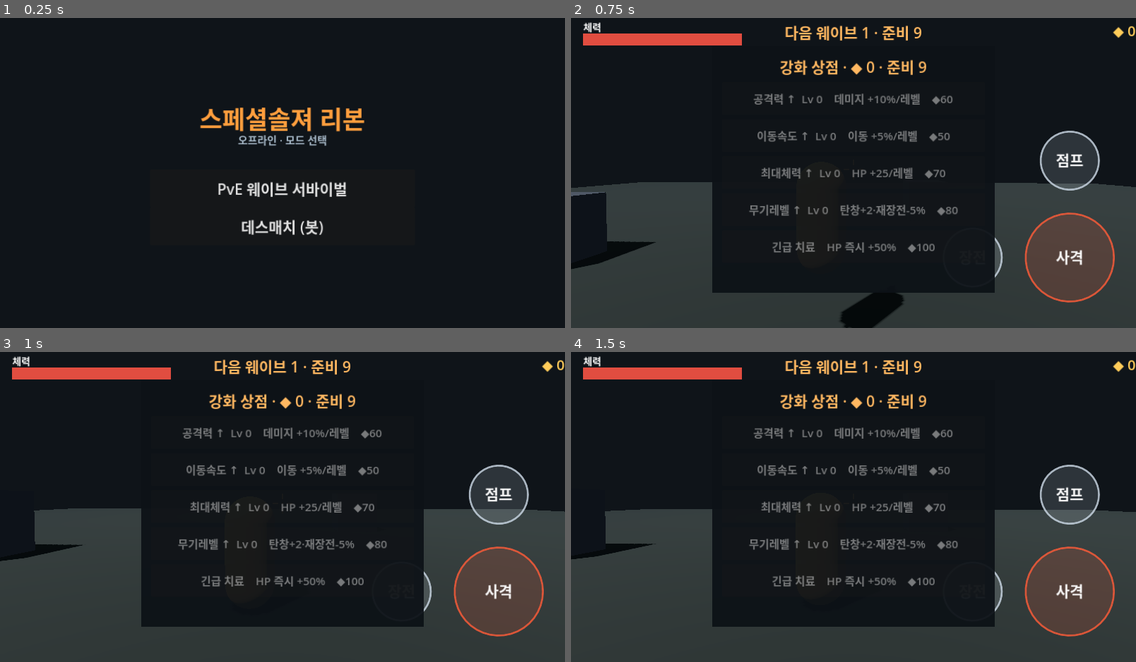
Above: before the commit, frames 1-4 (two rows, left to right).
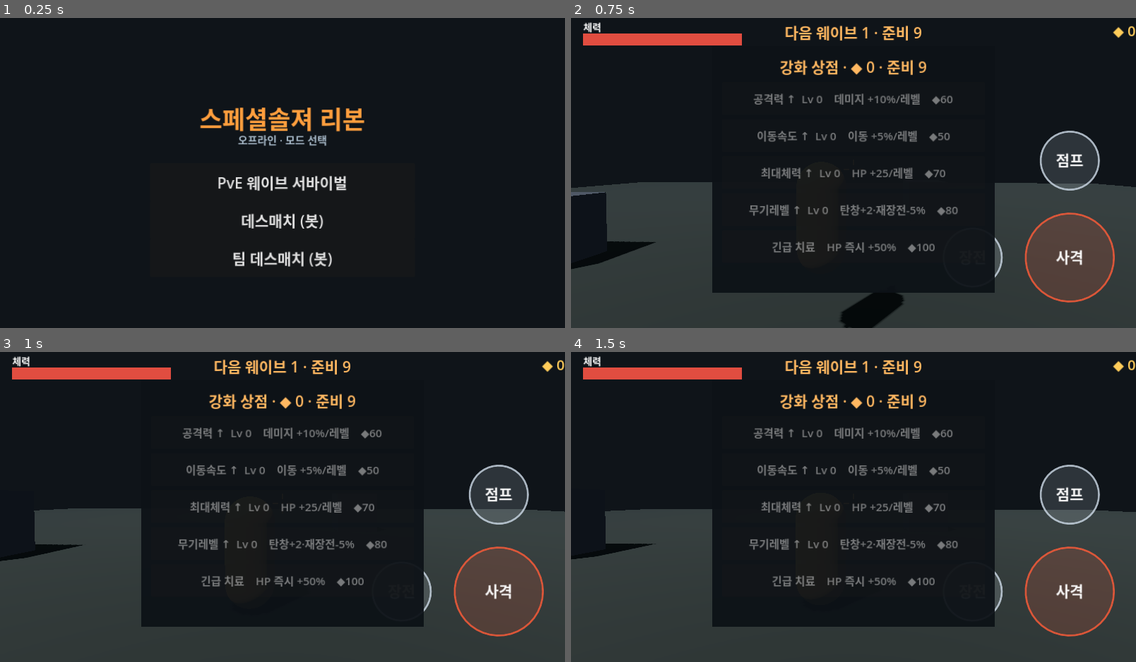
Above: after the commit, the same moments.

Repository: jjongjjongs/Reborn
Game: Godot game, scene res://Menu.tscn
Two runs of this game, one before a commit and one after it. Both use one fixed random seed, a clock stepped at 60 frames per second and the inputs below.
Inputs (mouse positions are in pixels of both pictures, inside the frame that each line leads up to):
- Up to frame 1 (0.25 s): no input
- Up to frame 2 (0.75 s): click "PvE 웨이브 서바이벌" at 0.5 s
- Up to frame 3 (1 s): no input
- Up to frame 4 (1.5 s): tap Enter at 1.25 s; move the mouse to (977, 488) at 1.27 s; click (977, 488) at 1.42 s

The runs differ from the first frame. In frame 1, 1.7% of the frame differs, in the area x 38-62%, y 50-81%; in frame 2, nothing differs; in frame 3, nothing differs; in frame 4, nothing differs.

Commit message:
feat: 팀 데스매치 모드 추가 (v17)
- team_deathmatch.gd + TeamDeathmatch.tscn: 레드(나+아군봇 2) vs 블루(적봇 3)
- 팀 스폰 풀, 팀 점수, 아군 오사 방지, 팀 목표 선취 승패 판정
- player.gd / bot.gd: team 개념 + 아군 오사 방지, 봇 타깃 탐색에서 아군 제외
- menu.gd: "팀 데스매치 (봇)" 버튼 추가
- 버전 16→17 (1.5→1.6)

Diff:
--- /dev/null
+++ b/game/TeamDeathmatch.tscn
@@ -0,0 +1,6 @@
+[gd_scene load_steps=2 format=3]
+
+[ext_resource type="Script" path="res://team_deathmatch.gd" id="1_tdm"]
+
+[node name="TeamDeathmatch" type="Node3D"]
+script = ExtResource("1_tdm")
--- a/game/bot.gd
+++ b/game/bot.gd
@@ -25,6 +25,7 @@
 var hp := MAX_HP
 var alive := true
 var invuln_t := 0.0
+var team := -1   # -1 = FFA; 0/1 = teams
 var kills := 0
 var bot_name := "BOT"
 var tint := Color(0.80, 0.32, 0.30)
@@ -73,6 +74,8 @@
 func hit(dmg: int, _is_head: bool = false, attacker = null) -> void:
 	if not alive or invuln_t > 0.0:
 		return
+	if attacker != null and team != -1 and "team" in attacker and attacker.team == team:
+		return   # no friendly fire
 	hp -= dmg
 	_flash = 1.0
 	if hp <= 0.0:
@@ -161,6 +164,8 @@
 	for c in get_tree().get_nodes_in_group("combatant"):
 		if c == self or not _alive_of(c):
 			continue
+		if team != -1 and "team" in c and c.team == team:
+			continue   # skip teammates
 		var d := global_position.distance_to((c as Node3D).global_position)
 		if d < bd:
 			bd = d; best = c
--- a/game/menu.gd
+++ b/game/menu.gd
@@ -26,8 +26,9 @@
 	sub.offset_left = -400; sub.offset_right = 400; sub.offset_top = 72
 	add_child(sub)
 
-	_mode_button("PvE 웨이브 서바이벌", 0.5, "res://Main.tscn")
-	_mode_button("데스매치 (봇)", 0.62, "res://Deathmatch.tscn")
+	_mode_button("PvE 웨이브 서바이벌", 0.48, "res://Main.tscn")
+	_mode_button("데스매치 (봇)", 0.60, "res://Deathmatch.tscn")
+	_mode_button("팀 데스매치 (봇)", 0.72, "res://TeamDeathmatch.tscn")
 
 func _mode_button(txt: String, anchor_y: float, scene: String) -> void:
 	var b := Button.new()
--- a/game/player.gd
+++ b/game/player.gd
@@ -27,6 +27,7 @@
 
 var alive := true
 var invuln_t := 0.0
+var team := -1   # -1 = FFA; 0/1 = teams
 var _spawn := Vector3.ZERO
 
 var aim_yaw := 0.0     # degrees
@@ -45,6 +46,8 @@
 func hit(dmg: int, _is_head: bool = false, attacker = null) -> void:
 	if not alive or invuln_t > 0.0:
 		return
+	if attacker != null and team != -1 and "team" in attacker and attacker.team == team:
+		return   # no friendly fire
 	Controls.hp = maxi(0, Controls.hp - dmg)
 	if Controls.hp <= 0:
 		alive = false
--- /dev/null
+++ b/game/team_deathmatch.gd
@@ -0,0 +1,213 @@
+extends Node3D
+## Mode B: team deathmatch. RED (you + ally bots) vs BLUE (enemy bots).
+## Target nearest enemy only, no friendly fire, team score to TEAM_TARGET.
+
+const N_ALLIES := 2
+const N_ENEMIES := 3
+const TEAM_TARGET := 30
+const RESPAWN_DELAY := 3.0
+const RED := 0
+const BLUE := 1
+
+var player: PlayerBody
+var cam: Camera3D
+var _over := false
+var _score := [0, 0]
+var _player_resp := 0.0
+var _red_spawns: Array[Vector3] = [
+	Vector3(-16, 1.3, 0), Vector3(-14, 1.3, -9), Vector3(-14, 1.3, 9), Vector3(-10, 1.3, 0)]
+var _blue_spawns: Array[Vector3] = [
+	Vector3(16, 1.3, 0), Vector3(14, 1.3, -9), Vector3(14, 1.3, 9), Vector3(10, 1.3, 0)]
+var _bots: Array = []
+var _hp_fill: ColorRect
+var _top_lbl: Label
+var _respawn_lbl: Label
+var _result: Control
+
+func _ready() -> void:
+	_build_world()
+	player = PlayerBody.new()
+	player.team = RED
+	player.position = _red_spawns[0]
+	player.died.connect(_on_died.bind(player))
+	add_child(player)
+	cam = Camera3D.new(); cam.fov = 65.0; cam.current = true; cam.position = Vector3(0, 2, 5)
+	add_child(cam)
+	_build_hud()
+	await get_tree().physics_frame
+	await get_tree().physics_frame
+	_spawn_bots()
+
+func _spawn_bots() -> void:
+	for i in N_ALLIES:
+		_make_bot(RED, "아군 %d" % (i + 1), Color(0.86, 0.40, 0.33))
+	for i in N_ENEMIES:
+		_make_bot(BLUE, "적군 %d" % (i + 1), Color(0.33, 0.55, 0.88))
+
+func _make_bot(team: int, nm: String, tint: Color) -> void:
+	var b := BotPlayer.new()
+	b.team = team; b.bot_name = nm; b.tint = tint
+	b.position = _free_spawn(team)
+	b.died.connect(_on_died.bind(b))
+	add_child(b)
+	_bots.append(b)
+
+func _spawns_for(team: int) -> Array[Vector3]:
+	return _red_spawns if team == RED else _blue_spawns
+
+func _free_spawn(team: int) -> Vector3:
+	var pool := _spawns_for(team)
+	var best := pool[0]
+	var best_clear := -1.0
+	for sp in pool:
+		var clear := 1e9
+		for c in get_tree().get_nodes_in_group("combatant"):
+			if c != null and "alive" in c and c.alive:
+				clear = minf(clear, sp.distance_to((c as Node3D).global_position))
+		if clear > best_clear:
+			best_clear = clear; best = sp
+	return best
+
+func _team_of(n) -> int:
+	if n == player:
+		return RED
+	if n is BotPlayer:
+		return n.team
+	return -1
+
+func _on_died(attacker, victim) -> void:
+	if _over:
+		return
+	if victim == player:
+		_player_resp = RESPAWN_DELAY
+	var kt := _team_of(attacker)
+	if attacker != null and attacker != victim and kt != -1 and kt != _team_of(victim):
+		_score[kt] += 1
+		if attacker == player:
+			Controls.kills += 1
+		if _score[kt] >= TEAM_TARGET:
+			_end_match(kt)
+			return
+	var vt: int = _team_of(victim)
+	get_tree().create_timer(RESPAWN_DELAY).timeout.connect(func() -> void:
+		if not _over and is_instance_valid(victim):
+			victim.respawn_at(_free_spawn(vt)))
+
+func _process(dt: float) -> void:
+	if player:
+		var bb := Basis.from_euler(Vector3(deg_to_rad(player.aim_pitch), deg_to_rad(player.aim_yaw), 0))
+		var fwd := -bb.z
+		var pivot := player.global_position + Vector3(0, 1.4, 0)
+		cam.global_position = cam.global_position.lerp(pivot - fwd * 4.0 + bb.x * 0.7 + Vector3(0, 0.3, 0), 0.35)
+		cam.look_at(pivot + fwd * 12.0, Vector3.UP)
+	if _hp_fill:
+		_hp_fill.size.x = 360.0 * float(Controls.hp) / float(Controls.hp_max)
+	if _top_lbl and not _over:
+		_top_lbl.text = "팀전 · 레드 %d : %d 블루 · 목표 %d" % [_score[RED], _score[BLUE], TEAM_TARGET]
+	if _respawn_lbl:
+		var dead: bool = player != null and not player.alive and not _over
+		if dead:
+			_player_resp = maxf(0.0, _player_resp - dt)
+			_respawn_lbl.text = "부활까지 %d" % ceili(_player_resp)
+		_respawn_lbl.visible = dead
+
+func _end_match(winner_team: int) -> void:
+	_over = true
+	get_tree().paused = true
+	_result.visible = true
+	var v := _result.get_node("v")
+	(v.get_node("t") as Label).text = "승리!" if winner_team == RED else "패배"
+	(v.get_node("s") as Label).text = "레드 %d : %d 블루\n내 처치 %d\n목표 %d 선취" % [
+		_score[RED], _score[BLUE], Controls.kills, TEAM_TARGET]
+
+func _build_world() -> void:
+	var sun := DirectionalLight3D.new()
+	sun.rotation_degrees = Vector3(-55, -40, 0); sun.light_energy = 1.1; sun.shadow_enabled = true
+	add_child(sun)
+	var we := WorldEnvironment.new()
+	var env := Environment.new()
+	env.background_mode = Environment.BG_COLOR; env.background_color = Color(0.06, 0.08, 0.10)
+	env.ambient_light_source = Environment.AMBIENT_SOURCE_COLOR
+	env.ambient_light_color = Color(0.45, 0.5, 0.55); env.ambient_light_energy = 0.7
+	env.fog_enabled = true; env.fog_light_color = Color(0.07, 0.1, 0.12); env.fog_density = 0.01
+	we.environment = env; add_child(we)
+	var nav := NavigationRegion3D.new(); add_child(nav)
+	_add_box(nav, Vector3(70, 1, 70), Vector3(0, -0.5, 0), Color(0.12, 0.14, 0.13))
+	for p in [Vector3(8, 1.5, 4), Vector3(-9, 1.5, -3), Vector3(4, 1.5, -10), Vector3(-6, 1.5, 9),
+			Vector3(11, 1.5, -6), Vector3(-11, 1.5, 7), Vector3(0, 1.5, 0)]:
+		_add_box(nav, Vector3(3, 3, 3), p, Color(0.2, 0.22, 0.25))
+	var nm := NavigationMesh.new()
+	nm.cell_size = 0.25; nm.cell_height = 0.25; nm.agent_radius = 0.5; nm.agent_height = 1.8; nm.agent_max_climb = 0.4
+	nav.navigation_mesh = nm
+	nav.bake_navigation_mesh(false)
+
+func _add_box(parent: Node, size: Vector3, pos: Vector3, c: Color) -> void:
+	var sb := StaticBody3D.new()
+	var m := MeshInstance3D.new()
+	var bm := BoxMesh.new(); bm.size = size; m.mesh = bm
+	var mt := StandardMaterial3D.new(); mt.albedo_color = c; m.material_override = mt
+	sb.add_child(m)
+	var col := CollisionShape3D.new()
+	var bs := BoxShape3D.new(); bs.size = size; col.shape = bs
+	sb.add_child(col); sb.position = pos; parent.add_child(sb)
+
+func _build_hud() -> void:
+	var layer := CanvasLayer.new(); add_child(layer)
+	var touch := TouchInput.new(); touch.set_anchors_preset(Control.PRESET_FULL_RECT)
+	touch.mouse_filter = Control.MOUSE_FILTER_IGNORE; layer.add_child(touch)
+	var cross := CrossHair.new(); cross.set_anchors_preset(Control.PRESET_FULL_RECT)
+	cross.mouse_filter = Control.MOUSE_FILTER_IGNORE; layer.add_child(cross)
+
+	_top_lbl = Label.new()
+	_top_lbl.add_theme_font_size_override("font_size", 30)
+	_top_lbl.add_theme_color_override("font_color", Color(1.0, 0.72, 0.38))
+	_top_lbl.horizontal_alignment = HORIZONTAL_ALIGNMENT_CENTER
+	_top_lbl.anchor_right = 1.0; _top_lbl.offset_top = 22
+	_top_lbl.mouse_filter = Control.MOUSE_FILTER_IGNORE
+	layer.add_child(_top_lbl)
+
+	var hp_bg := ColorRect.new(); hp_bg.color = Color(0, 0, 0, 0.55)
+	hp_bg.position = Vector2(28, 52); hp_bg.size = Vector2(360, 26)
+	hp_bg.mouse_filter = Control.MOUSE_FILTER_IGNORE; layer.add_child(hp_bg)
+	_hp_fill = ColorRect.new(); _hp_fill.color = Color(0.88, 0.30, 0.25)
+	_hp_fill.position = Vector2(28, 52); _hp_fill.size = Vector2(360, 26)
+	_hp_fill.mouse_filter = Control.MOUSE_FILTER_IGNORE; layer.add_child(_hp_fill)
+
+	_respawn_lbl = Label.new()
+	_respawn_lbl.add_theme_font_size_override("font_size", 52)
+	_respawn_lbl.add_theme_color_override("font_color", Color(1.0, 0.45, 0.35))
+	_respawn_lbl.horizontal_alignment = HORIZONTAL_ALIGNMENT_CENTER
+	_respawn_lbl.anchor_right = 1.0; _respawn_lbl.anchor_top = 0.42
+	_respawn_lbl.mouse_filter = Control.MOUSE_FILTER_IGNORE; _respawn_lbl.visible = false
+	layer.add_child(_respawn_lbl)
+
+	_build_result(layer)
+
+func _build_result(layer: CanvasLayer) -> void:
+	_result = Control.new()
+	_result.process_mode = Node.PROCESS_MODE_ALWAYS
+	_result.set_anchors_preset(Control.PRESET_FULL_RECT)
+	_result.mouse_filter = Control.MOUSE_FILTER_IGNORE
+	var bg := ColorRect.new(); bg.color = Color(0.05, 0.07, 0.09, 0.96)
+	bg.set_anchors_preset(Control.PRESET_FULL_RECT); _result.add_child(bg)
+	var v := VBoxContainer.new(); v.name = "v"; v.alignment = BoxContainer.ALIGNMENT_CENTER
+	v.anchor_left = 0.5; v.anchor_right = 0.5; v.anchor_top = 0.5; v.anchor_bottom = 0.5
+	v.offset_left = -320; v.offset_right = 320; v.offset_top = -180; v.offset_bottom = 180
+	v.add_theme_constant_override("separation", 22); _result.add_child(v)
+	var t := Label.new(); t.name = "t"; t.add_theme_font_size_override("font_size", 46)
+	t.add_theme_color_override("font_color", Color(1.0, 0.72, 0.38)); t.horizontal_alignment = HORIZONTAL_ALIGNMENT_CENTER
+	v.add_child(t)
+	var s := Label.new(); s.name = "s"; s.add_theme_font_size_override("font_size", 30)
+	s.horizontal_alignment = HORIZONTAL_ALIGNMENT_CENTER; v.add_child(s)
+	var btn := Button.new(); btn.text = "다시 시작"; btn.add_theme_font_size_override("font_size", 30)
+	btn.custom_minimum_size = Vector2(280, 66); btn.process_mode = Node.PROCESS_MODE_ALWAYS
+	btn.pressed.connect(func() -> void:
+		Controls.reset(); get_tree().paused = false; get_tree().reload_current_scene())
+	v.add_child(btn)
+	var mb := Button.new(); mb.text = "메뉴"; mb.add_theme_font_size_override("font_size", 26)
+	mb.custom_minimum_size = Vector2(280, 56); mb.process_mode = Node.PROCESS_MODE_ALWAYS
+	mb.pressed.connect(func() -> void:
+		Controls.reset(); get_tree().paused = false; get_tree().change_scene_to_file("res://Menu.tscn"))
+	v.add_child(mb)
+	_result.visible = false
+	layer.add_child(_result)
Not shown, changed: game/export_presets.cfg
